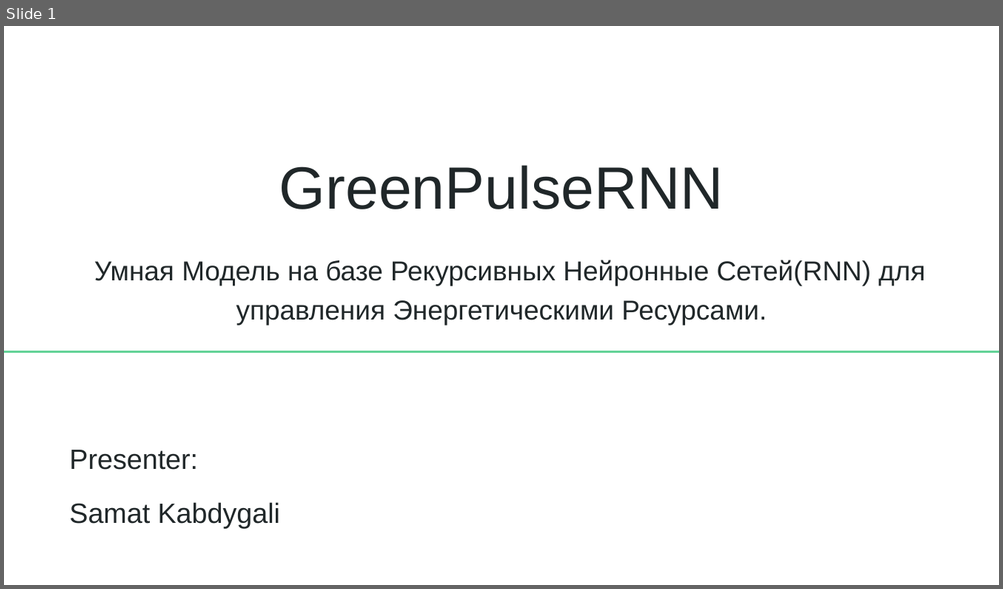
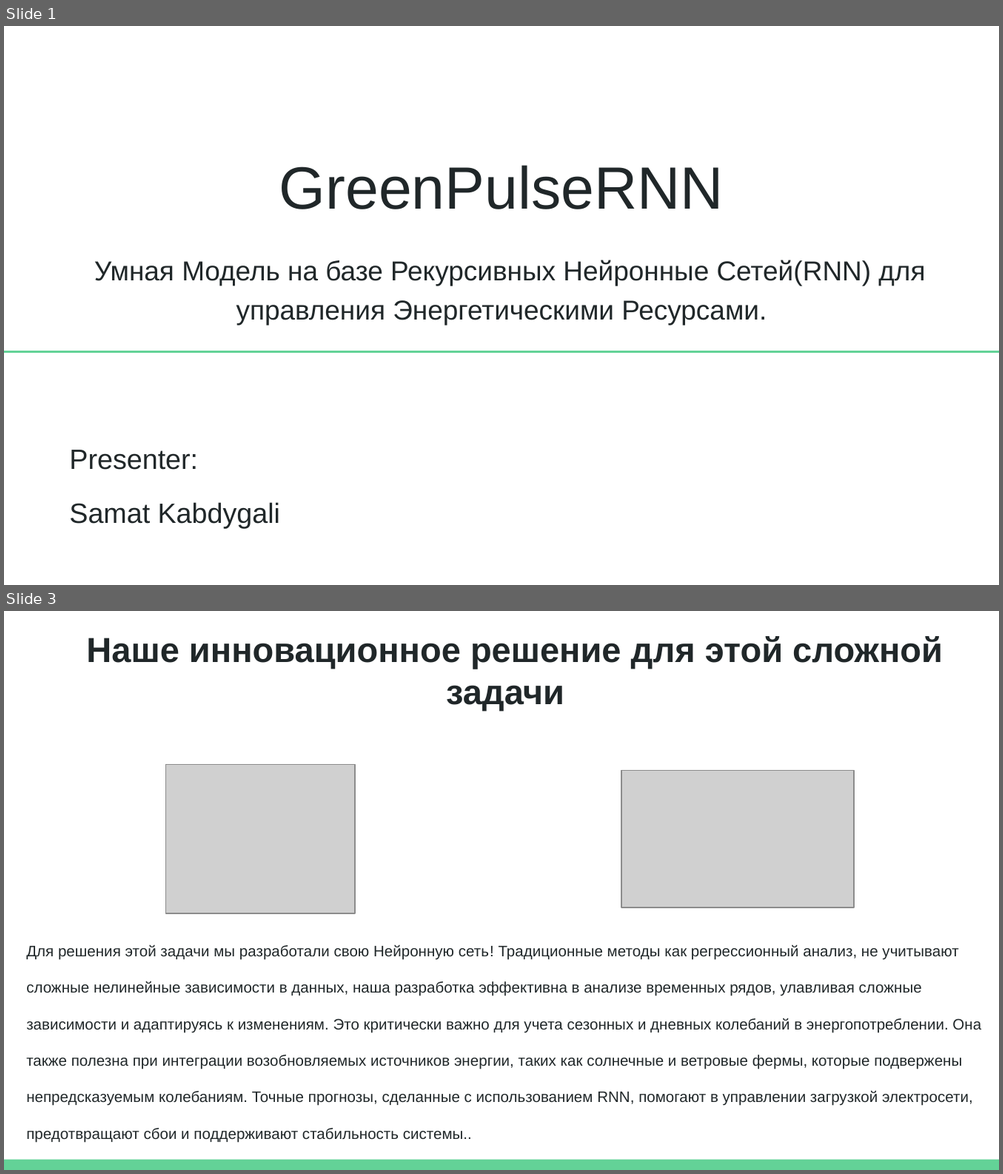
Before and after one commit to SamatKabdygaliKazakhstan/GreenPulseRNN_Samat_Kabdygali, a slide deck: GreenPulseRNN_Samat Kabdygali.pptx. Shown one above the other, each under a label of ours: slide 1 before the commit, slides 1 and 3 after it; the slides between them are not shown. The pictures are 1003x589 and 1003x1174 pixels, drawn with LibreOffice and Linux fonts; fonts in the diff are those of the drawing; grey boxes stand for pictures. Boxes give left, top, right and bottom in pixels: in the first picture for what was removed or moved away, otherwise in the second. Text is boxed around its words. In the diff, an @@ line names an element or a change of style, - is before the commit and + after.

```diff
--- a/GreenPulseRNN_Samat Kabdygali.pptx
+++ b/GreenPulseRNN_Samat Kabdygali.pptx
@@ slide 3 added at box(4, 611, 999, 1170), background #FFFFFF @@
@@ title added at box(86, 636, 942, 711), 25.2 pt, text #202729, bold @@
+Наше инновационное решение для этой сложной задачи
@@ picture added at box(166, 764, 355, 914) @@
@@ picture added at box(620, 771, 854, 908) @@
@@ text added at box(26, 945, 981, 1143), 11 pt, text #202729 @@
+Для решения этой задачи мы разработали свою Нейронную сеть! Традиционные методы как регрессионный анализ, не учитывают сложные нелинейные зависимости в данных, наша разработка эффективна в анализе временных рядов, улавливая сложные зависимости и адаптируясь к изменениям. Это критически важно для учета сезонных и дневных колебаний в энергопотреблении. Она также полезна при интеграции возобновляемых источников энергии, таких как солнечные и ветровые фермы, которые подвержены непредсказуемым колебаниям. Точные прогнозы, сделанные с использованием RNN, помогают в управлении загрузкой электросети, предотвращают сбои и поддерживают стабильность системы..
@@ rectangle added at box(4, 1160, 999, 1170), fill #63D297 @@
```
Also in this commit, not shown: 5 slides changed, 1 other slide added, 3 slides removed.
